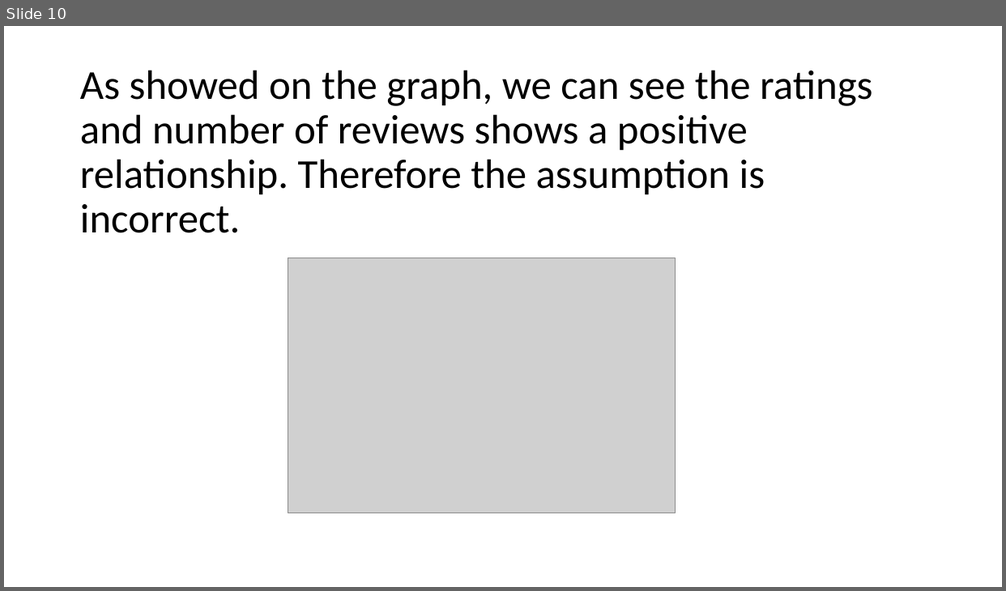
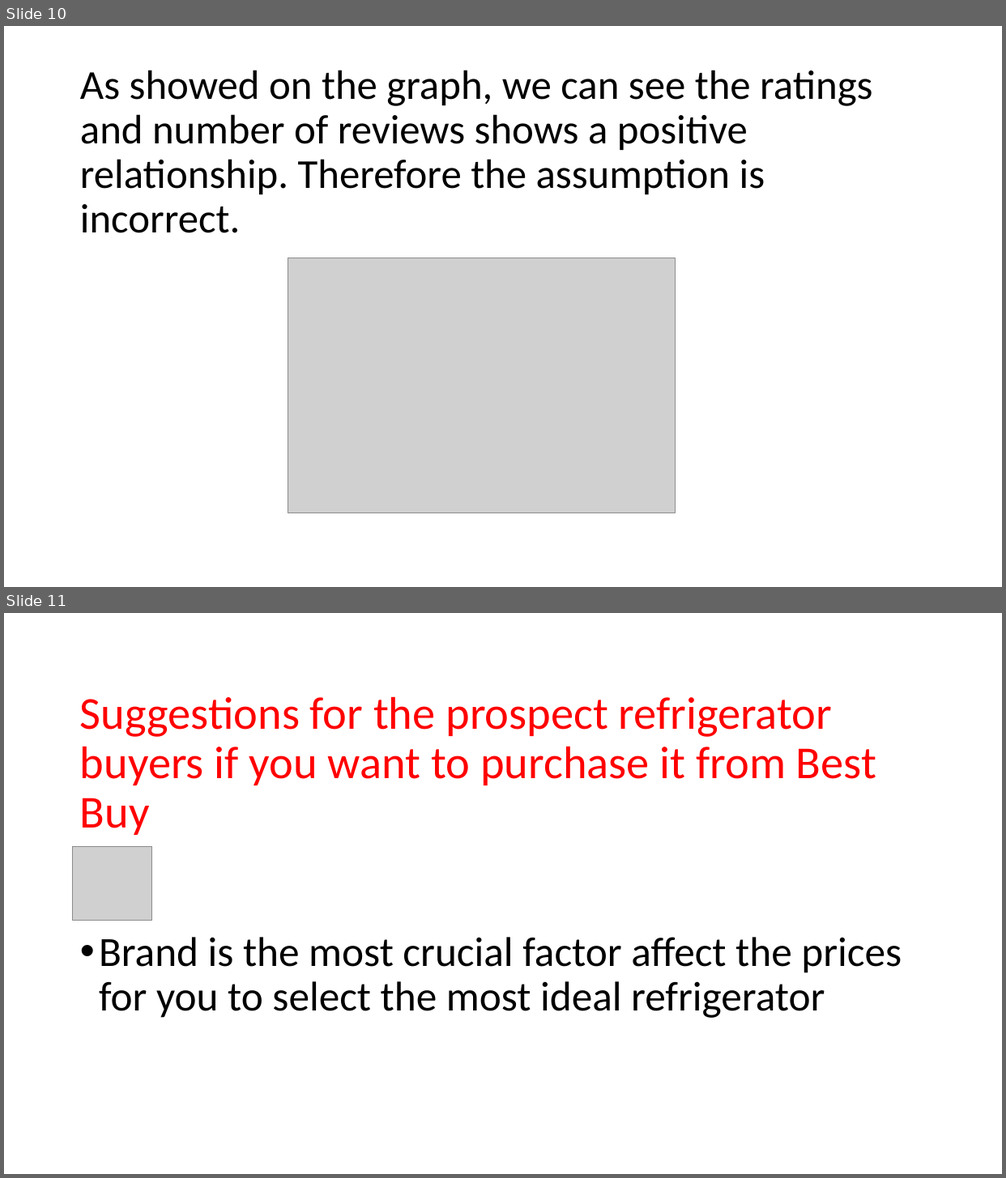
Before and after one commit to lordofmax/web_scraping_project, a slide deck: BestBuyFridge/Web Scraping Project - Kevin.pptx. Shown one above the other, each under a label of ours: slide 10 before the commit, slides 10 and 11 after it. The pictures are 1006x591 and 1006x1178 pixels, drawn with LibreOffice and Linux fonts; fonts in the diff are those of the drawing; grey boxes stand for pictures. Boxes give left, top, right and bottom in pixels: in the first picture for what was removed or moved away, otherwise in the second. Text is boxed around its words. In the diff, an @@ line names an element or a change of style, - is before the commit and + after.

```diff
--- a/BestBuyFridge/Web Scraping Project - Kevin.pptx
+++ b/BestBuyFridge/Web Scraping Project - Kevin.pptx
@@ slide 11 added at (4, 613, 1002, 1174), background #FFFFFF @@
@@ title added at (80, 696, 876, 835), 44 pt, text #FF0000 @@
+Suggestions for the prospect refrigerator buyers if you want to purchase it from Best Buy
@@ picture added at (73, 846, 152, 920) @@
@@ text added at (99, 937, 901, 1018), 40 pt, text #000000 @@
+• Brand is the most crucial factor affect the prices for you to select the most ideal refrigerator
```
Also in this commit, not shown: 5 slides changed.
